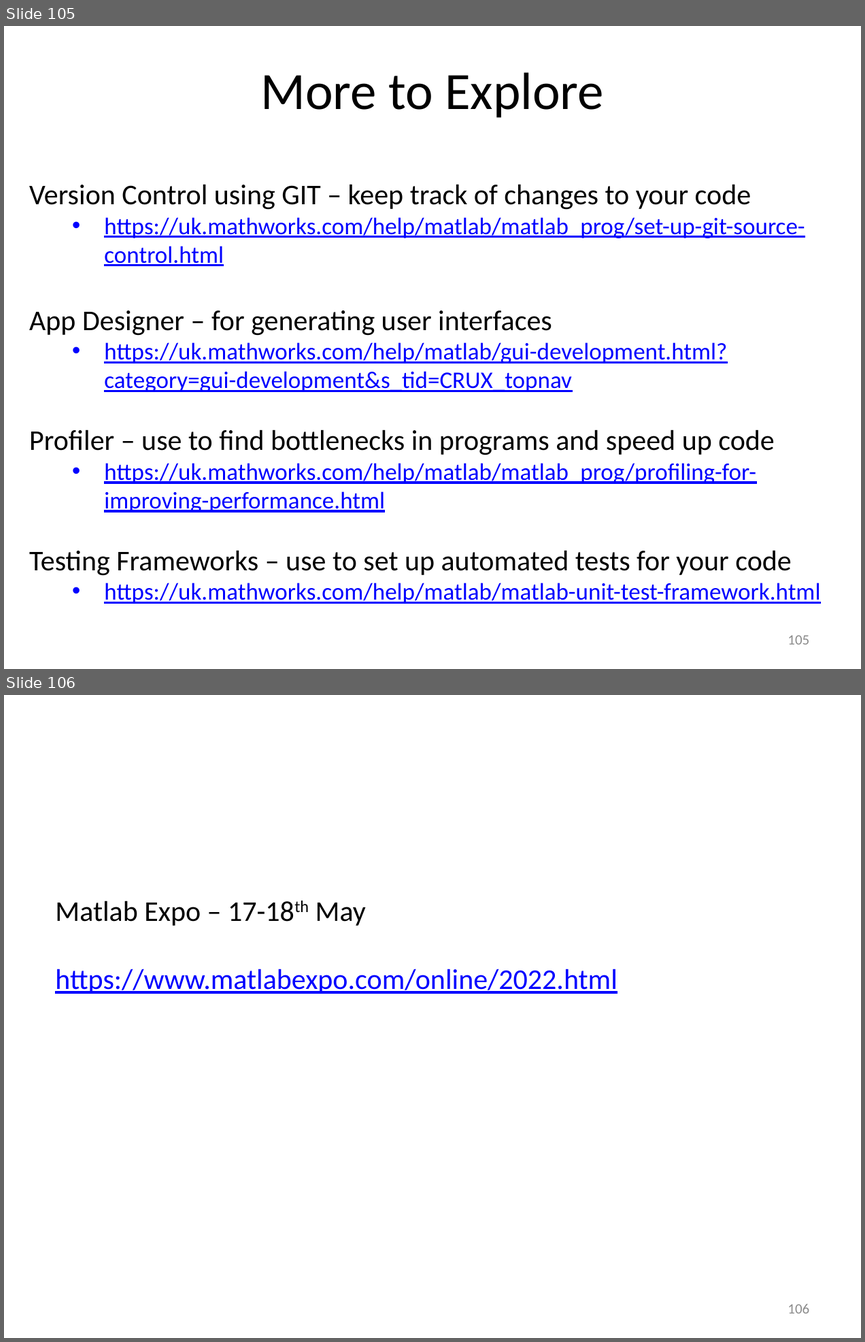
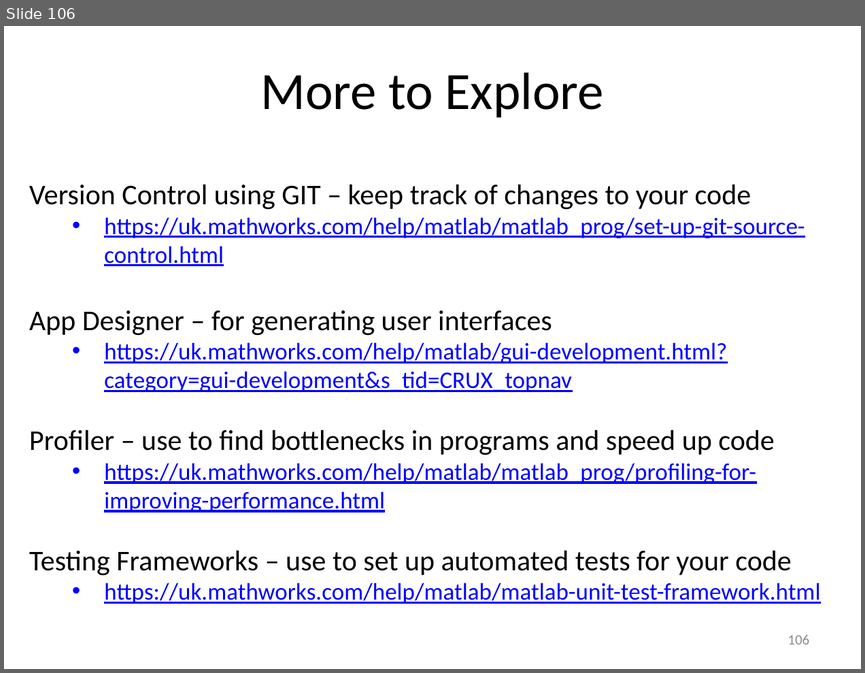
Before and after one commit to louisepb/MatlabBasicCourse, a slide deck: Introduction to MATLAB for Engineers.pptx. Shown one above the other, each under a label of ours: slides 105 and 106 before the commit, slide 106 after it. The pictures are 865x1342 and 865x673 pixels, drawn with LibreOffice and Linux fonts; fonts in the diff are those of the drawing. Boxes give left, top, right and bottom in pixels: in the first picture for what was removed or moved away, otherwise in the second. Text is boxed around its words. In the diff, an @@ line names an element or a change of style, - is before the commit and + after.

```diff
--- a/Introduction to MATLAB for Engineers.pptx
+++ b/Introduction to MATLAB for Engineers.pptx
@@ slide 106 removed at <box>4,695,861,1338</box>, background #FFFFFF @@
@@ text removed at <box>55,900,617,994</box> @@
-Matlab Expo – 17-18th May
-https://www.matlabexpo.com/online/2022.html
@@ page number removed at <box>787,1304,809,1313</box> @@
-106
@@ what was slide 105 is now slide 106 @@
@@ page number at <box>787,635,809,644</box>: text changed @@
-105
+106
```
Also in this commit, not shown: 1 slide changed, 1 slide added, 5 other files.
